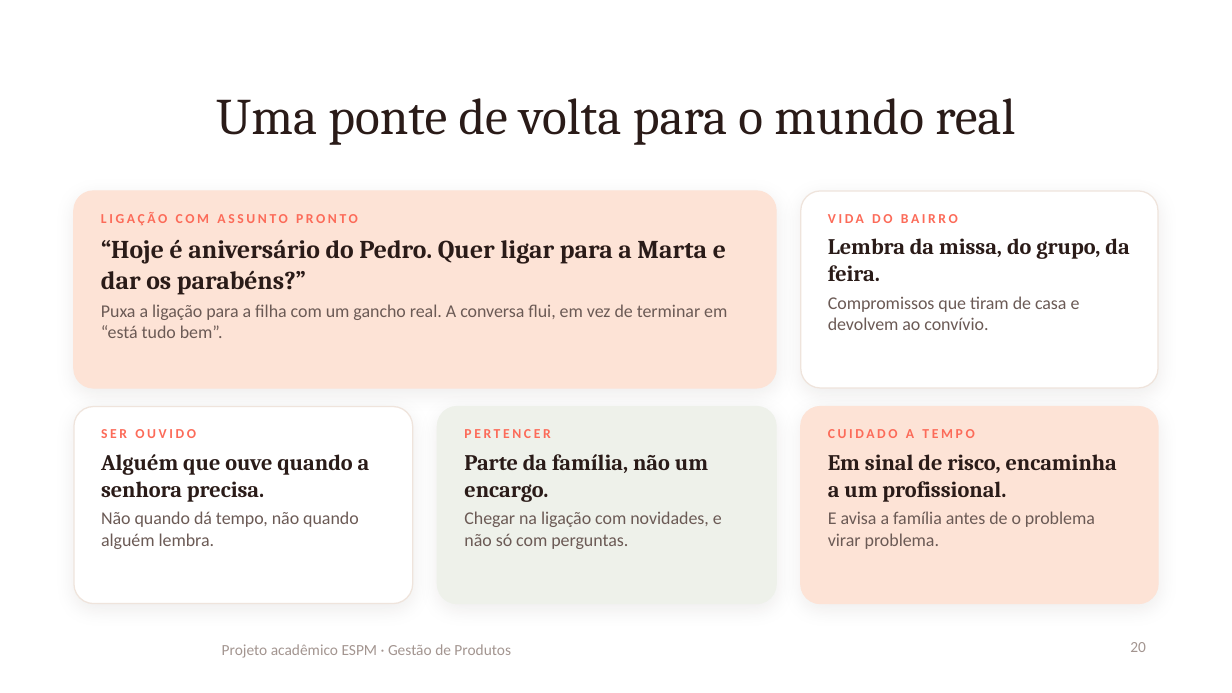
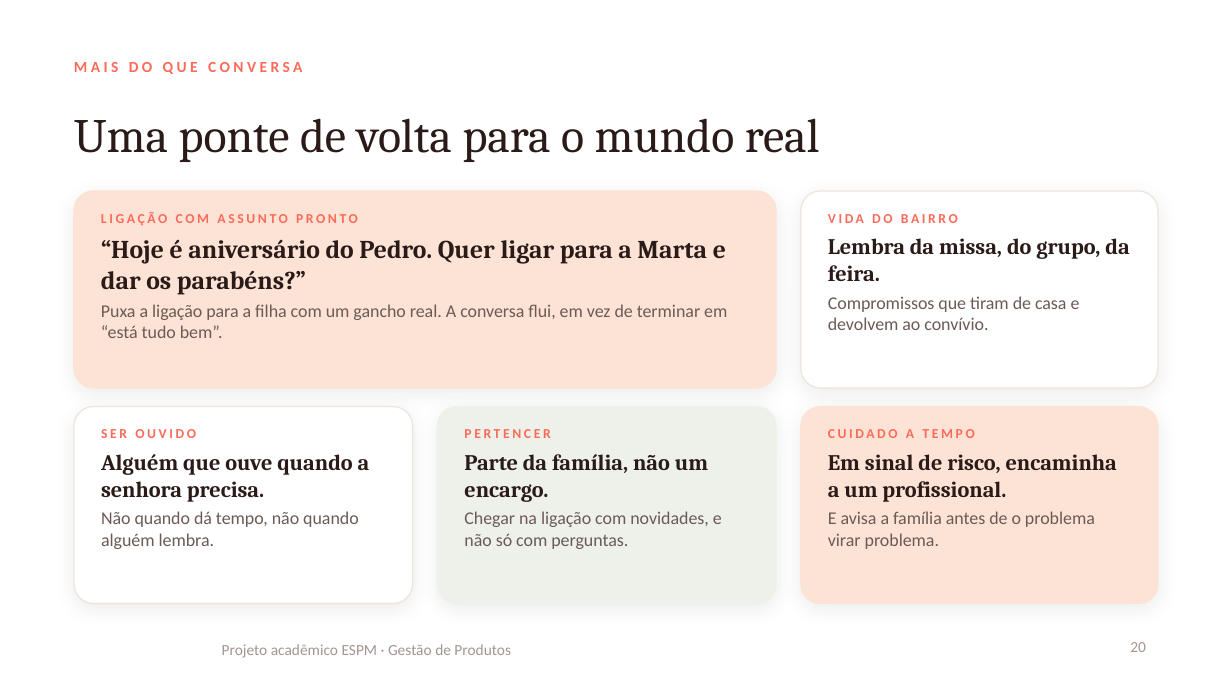
Before and after one commit to ojohnmf-glitch/espm, a slide deck: slide 20 of apresentacao/cora-template.pptx. Drawn at 1232x693 pixels with LibreOffice and Linux fonts; fonts in the diff are those of the drawing; background and template pictures are left out. Boxes give left, top, right and bottom in pixels: in the first picture for what was removed or moved away, otherwise in the second. Text is boxed around its words. In the diff, an @@ line names an element or a change of style, - is before the commit and + after.

```diff
--- a/apresentacao/cora-template.pptx
+++ b/apresentacao/cora-template.pptx
@@ title "Uma ponte de volta para ...": place and size @@
-title "Uma ponte de volta para ..." at (216, 98, 1015, 145)
+title "Uma ponte de volta para ..." at (74, 118, 820, 162)
@@ title "Uma ponte de volta para ..." at (74, 118, 820, 162): size 30 to 28 pt; alignment centre to left @@
@@ text added at (74, 62, 302, 74), 9 pt, text #FC6B59, bold @@
+MAIS DO QUE CONVERSA
```
Also in this commit, not shown: 11 other slides changed, 2 slides added, 2 slides removed.
